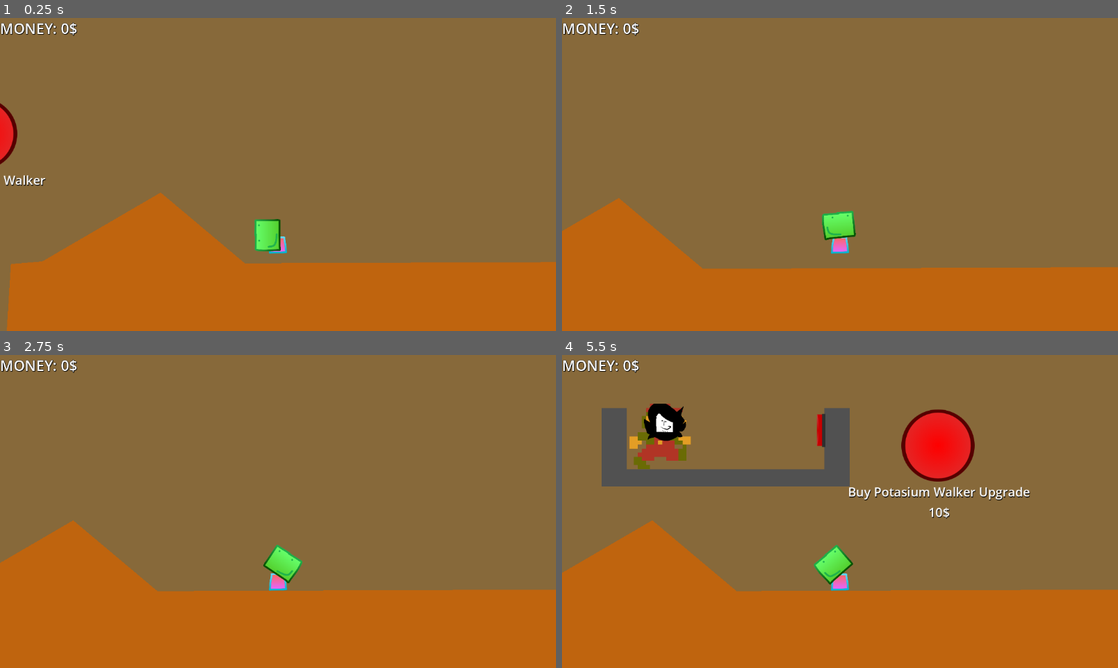
Above: before the commit, frames 1-4 (two rows, left to right).
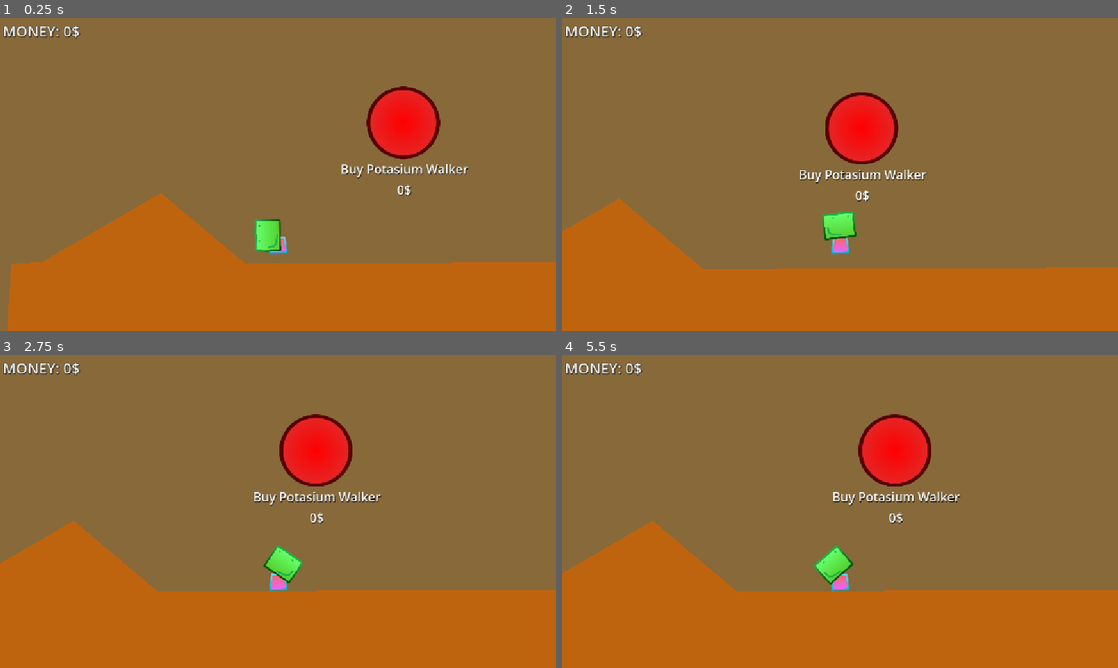
Above: after the commit, the same moments.

Repository: gubrey/feelin-tycoonish
Game: Godot game, scene res://main.tscn
The game is run twice, just before and just after one commit, with the same random seed, the same clock (stepped at 60 frames per second) and the same inputs. Sound files missing from this copy of the repository are replaced by a short silence.
Inputs (mouse positions are in pixels of both pictures, inside the frame that each line leads up to):
- Up to frame 1 (0.25 s): no input
- Up to frame 2 (1.5 s): move the mouse to (812, 237) at 0.52 s; hold D (player_right) from 0.53 s (still down); click (812, 237) at 0.67 s; tap W (player_jump) at 0.77 s; move the mouse to (1006, 221) at 1.27 s
- Up to frame 3 (2.75 s): tap W (player_jump) at 1.52 s; move the mouse to (111, 464) at 2.02 s; release D (player_right) at 2.03 s; hold A (player_left) from 2.03 s (still down)
- Up to frame 4 (5.5 s): move the mouse to (867, 511) at 2.77 s; click (867, 511) at 2.92 s; tap W (player_jump) at 3.02, 3.77, 4.52 s; move the mouse to (756, 433) at 3.52 s; move the mouse to (600, 486) at 4.27 s; release A (player_left) at 4.28 s; hold D (player_right) from 4.28 s (still down); click (600, 486) at 4.42 s; move the mouse to (990, 445) at 5.02 s; click (990, 445) at 5.17 s

The runs differ from the first frame. In frame 1, 4.3% of the frame differs, in the area x 0-85%, y 1-100%; in frame 2, 3.6%; in frame 3, 3.6%; in frame 4, 11%, in the area x 0-100%, y 1-76%.

Commit message:
make it more accurate to the og

Diff:
--- a/buyables/walker/walker.gd
+++ b/buyables/walker/walker.gd
@@ -11,7 +11,7 @@
 
 func _buyable_bought():
 	if Game.buyable_bought_list.has(id + "_upgrade0"):
-		walking_time = 2.0
+		walking_time = 1.5
 
 func _on_buy():
 	potasium.position = Vector2(-190, -30)
@@ -39,7 +39,7 @@
 		# wait for the tween to finish...
 		await tween.finished
 
-		Game.money += 5
+		Game.money += 2
 
 		# plays his idle animation
 		potasium.play("idle")
--- a/main.tscn
+++ b/main.tscn
@@ -144,42 +144,86 @@
 &"dance": SubResource("Animation_074og")
 }
 
-[sub_resource type="SpriteFrames" id="SpriteFrames_ryguw"]
-animations = [{
-"frames": [{
-"duration": 1.0,
-"texture": ExtResource("7_w48qg")
-}, {
-"duration": 1.0,
-"texture": ExtResource("8_vivmo")
-}, {
-"duration": 1.0,
-"texture": ExtResource("9_2cqfq")
-}, {
-"duration": 1.0,
-"texture": ExtResource("10_yaehf")
-}, {
-"duration": 1.0,
-"texture": ExtResource("11_074og")
-}, {
-"duration": 1.0,
-"texture": ExtResource("12_cegan")
-}],
-"loop": true,
-"name": &"dance",
-"speed": 10.0
-}, {
-"frames": [{
-"duration": 1.0,
-"texture": ExtResource("13_82xsv")
-}, {
-"duration": 1.0,
-"texture": ExtResource("14_getpj")
-}],
-"loop": true,
-"name": &"default",
-"speed": 5.0
-}]
+[sub_resource type="Animation" id="Animation_a6jrf"]
+resource_name = "idle"
+length = 0.40002
+loop_mode = 1
+step = 0.2
+tracks/0/type = "value"
+tracks/0/imported = false
+tracks/0/enabled = true
+tracks/0/path = NodePath(".:texture")
+tracks/0/interp = 1
+tracks/0/loop_wrap = true
+tracks/0/keys = {
+"times": PackedFloat32Array(0, 0.2),
+"transitions": PackedFloat32Array(1, 1),
+"update": 1,
+"values": [ExtResource("13_82xsv"), ExtResource("14_getpj")]
+}
+
+[sub_resource type="Animation" id="Animation_xuqvo"]
+length = 0.001
+tracks/0/type = "value"
+tracks/0/imported = false
+tracks/0/enabled = true
+tracks/0/path = NodePath(".:texture")
+tracks/0/interp = 1
+tracks/0/loop_wrap = true
+tracks/0/keys = {
+"times": PackedFloat32Array(0),
+"transitions": PackedFloat32Array(1),
+"update": 1,
+"values": [ExtResource("13_82xsv")]
+}
+tracks/1/type = "value"
+tracks/1/imported = false
+tracks/1/enabled = true
+tracks/1/path = NodePath(".:offset")
+tracks/1/interp = 1
+tracks/1/loop_wrap = true
+tracks/1/keys = {
+"times": PackedFloat32Array(0),
+"transitions": PackedFloat32Array(1),
+"update": 0,
+"values": [Vector2(0, 0)]
+}
+
+[sub_resource type="Animation" id="Animation_jq2sk"]
+resource_name = "bop"
+length = 0.16667
+loop_mode = 1
+tracks/0/type = "value"
+tracks/0/imported = false
+tracks/0/enabled = true
+tracks/0/path = NodePath(".:texture")
+tracks/0/interp = 1
+tracks/0/loop_wrap = true
+tracks/0/keys = {
+"times": PackedFloat32Array(0, 0.0333333, 0.0666667, 0.1, 0.133333, 0.166667),
+"transitions": PackedFloat32Array(1, 1, 1, 1, 1, 1),
+"update": 1,
+"values": [ExtResource("7_w48qg"), ExtResource("8_vivmo"), ExtResource("9_2cqfq"), ExtResource("10_yaehf"), ExtResource("11_074og"), ExtResource("12_cegan")]
+}
+tracks/1/type = "value"
+tracks/1/imported = false
+tracks/1/enabled = true
+tracks/1/path = NodePath(".:offset")
+tracks/1/interp = 1
+tracks/1/loop_wrap = true
+tracks/1/keys = {
+"times": PackedFloat32Array(0, 0.0333333, 0.0666667, 0.1, 0.133333, 0.166667),
+"transitions": PackedFloat32Array(1, 1, 1, 1, 1, 1),
+"update": 1,
+"values": [Vector2(0, 0), Vector2(-17.035, 9.4), Vector2(-19.98, 13.205), Vector2(-15, 6.27), Vector2(-9.535, 3.825), Vector2(-3.305, 1.965)]
+}
+
+[sub_resource type="AnimationLibrary" id="AnimationLibrary_qsp4k"]
+_data = {
+&"RESET": SubResource("Animation_xuqvo"),
+&"bop": SubResource("Animation_jq2sk"),
+&"idle": SubResource("Animation_a6jrf")
+}
 
 [sub_resource type="LabelSettings" id="LabelSettings_lquwl"]
 font_size = 30
@@ -202,16 +246,16 @@
 [node name="Start" type="Node2D" parent="Map"]
 
 [node name="WalkerButton" parent="Map/Start" instance=ExtResource("2_0xm2m")]
-position = Vector2(-137, 159)
+position = Vector2(1022, 128)
 buyable_id = "walker0"
 buyable_name = "Potasium Walker"
 price = 0
 
 [node name="WalkerUpgradeButton" parent="Map/Start" instance=ExtResource("2_0xm2m")]
-position = Vector2(1141, 115)
+position = Vector2(1022, 128)
 buyable_id = "walker0_upgrade0"
 buyable_name = "Potasium Walker Upgrade"
-price = 10
+price = 6
 requires = Array[String](["walker0"])
 
 [node name="Walker" type="Node2D" parent="Map/Start"]
@@ -232,7 +276,7 @@
 position = Vector2(2537, 98)
 buyable_id = "music_man"
 buyable_name = "Music"
-price = 0
+price = 12
 
 [node name="MusicBuyable" type="Node2D" parent="Map/Start"]
 position = Vector2(2537, 98)
@@ -253,12 +297,16 @@
 
 [node name="AudioStreamPlayer2D" type="AudioStreamPlayer2D" parent="Map/Start/MusicBuyable"]
 
-[node name="ShopKeeper" type="AnimatedSprite2D" parent="Map/Start"]
+[node name="ShopKeeper" type="Sprite2D" parent="Map/Start"]
 position = Vector2(2112, 431)
-sprite_frames = SubResource("SpriteFrames_ryguw")
-animation = &"dance"
-autoplay = "default"
+texture = ExtResource("13_82xsv")
 script = ExtResource("15_074og")
+
+[node name="AnimationPlayer" type="AnimationPlayer" parent="Map/Start/ShopKeeper"]
+libraries = {
+&"": SubResource("AnimationLibrary_qsp4k")
+}
+autoplay = "idle"
 
 [node name="Ground" type="StaticBody2D" parent="Map/Start"]
 
@@ -281,7 +329,7 @@
 position = Vector2(-2170, 5945)
 buyable_id = "deathbutton"
 buyable_name = "Die.. At a price."
-price = 5
+price = 2
 stay_on_buy = true
 
 [node name="the sponges" type="Node2D" parent="Map/Hell"]
@@ -417,8 +465,15 @@
 [node name="CanvasLayer" type="CanvasLayer" parent="."]
 
 [node name="MoneyLabel" type="Label" parent="CanvasLayer"]
-offset_right = 40.0
-offset_bottom = 23.0
+anchors_preset = 15
+anchor_right = 1.0
+anchor_bottom = 1.0
+offset_left = 5.0
+offset_top = 5.0
+offset_right = -987.0
+offset_bottom = -601.0
+grow_horizontal = 2
+grow_vertical = 2
 text = "MONEY: 0$"
 label_settings = SubResource("LabelSettings_lquwl")
 script = ExtResource("6_7mycd")
--- a/npc/shopkeeper/shop_keeper.gd
+++ b/npc/shopkeeper/shop_keeper.gd
@@ -1,4 +1,6 @@
-extends AnimatedSprite2D
+extends Sprite2D
+
+@onready var animation_player: AnimationPlayer = $AnimationPlayer
 var isdancing = false
 
 func _ready() -> void:
@@ -6,5 +8,5 @@
 
 func onbuyablebought():
 	if Game.buyable_bought_list.has('music_man') and not isdancing:
-		play("dance")
+		animation_player.play("bop")
 		isdancing = true
--- a/project.godot
+++ b/project.godot
@@ -21,7 +21,7 @@
 
 [display]
 
-window/stretch/mode="viewport"
+window/stretch/mode="canvas_items"
 window/stretch/aspect="expand"
 
 [dotnet]
Not shown: 2 places in main.tscn that only renumber resources
